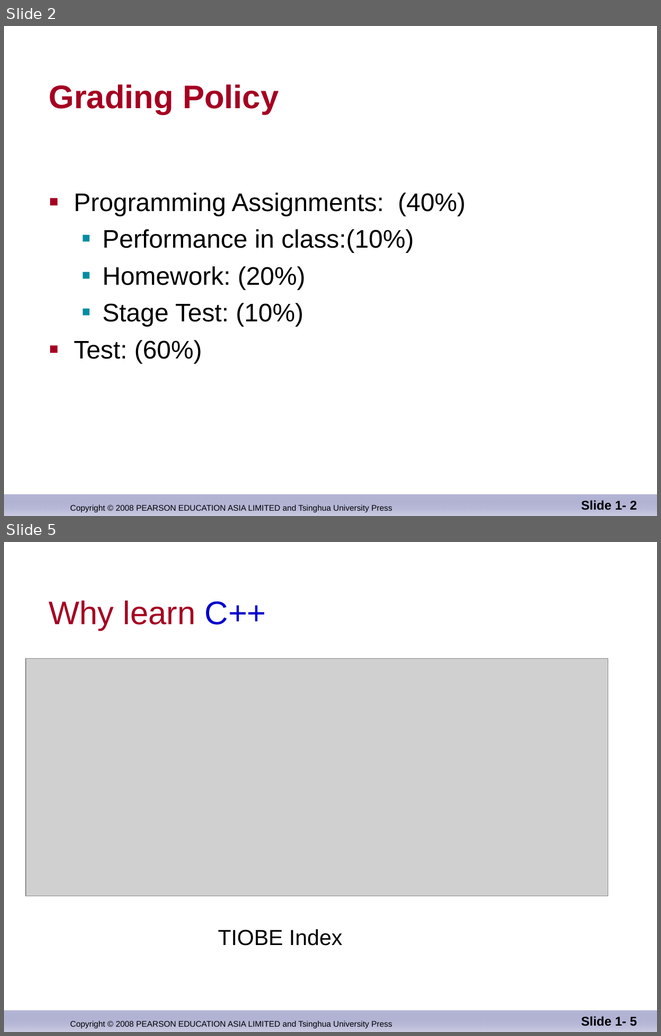
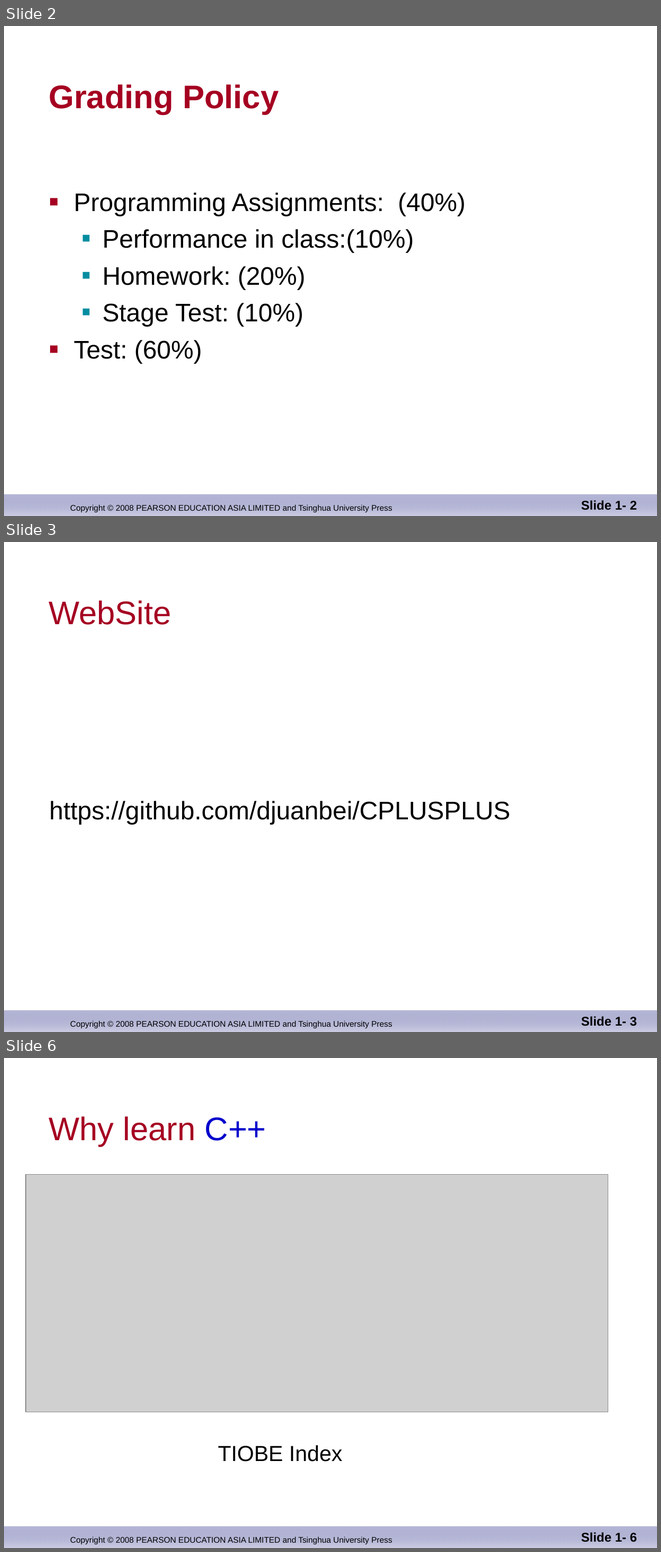
Before and after one commit to djuanbei/CPLUSPLUS, a slide deck: ppt/ch_01.ppt. Shown one above the other, each under a label of ours: slides 2 and 5 before the commit, slides 2, 3 and 6 after it; the slides between them are not shown. The pictures are 661x1036 and 661x1552 pixels, drawn with LibreOffice and Linux fonts; fonts in the diff are those of the drawing; grey boxes stand for pictures; background and template pictures are left out. Boxes give left, top, right and bottom in pixels: in the first picture for what was removed or moved away, otherwise in the second. Text is boxed around its words. In the diff, an @@ line names an element or a change of style, - is before the commit and + after.

```diff
--- a/ppt/ch_01.ppt
+++ b/ppt/ch_01.ppt
@@ slide 3 added at (4,542,657,1032), background #FFFFFF; not listed: 2 template elements that a slide beside it also shows @@
@@ title added at (49,600,171,625), 36 pt, text #A50021 @@
+WebSite
@@ text added at (49,801,510,824), 28 pt, text #000000 @@
+https://github.com/djuanbei/CPLUSPLUS
@@ page number added at (581,1016,637,1026), 14 pt, text #000000, bold @@
+Slide 1- 3
@@ what was slide 5 is now slide 6 @@
@@ page number at (581,1532,637,1542): text changed @@
-Slide 1- 5
+Slide 1- 6
```
Also in this commit, not shown: 2 slides changed, 2 other slides added, 1 slide removed, 2 other files.
